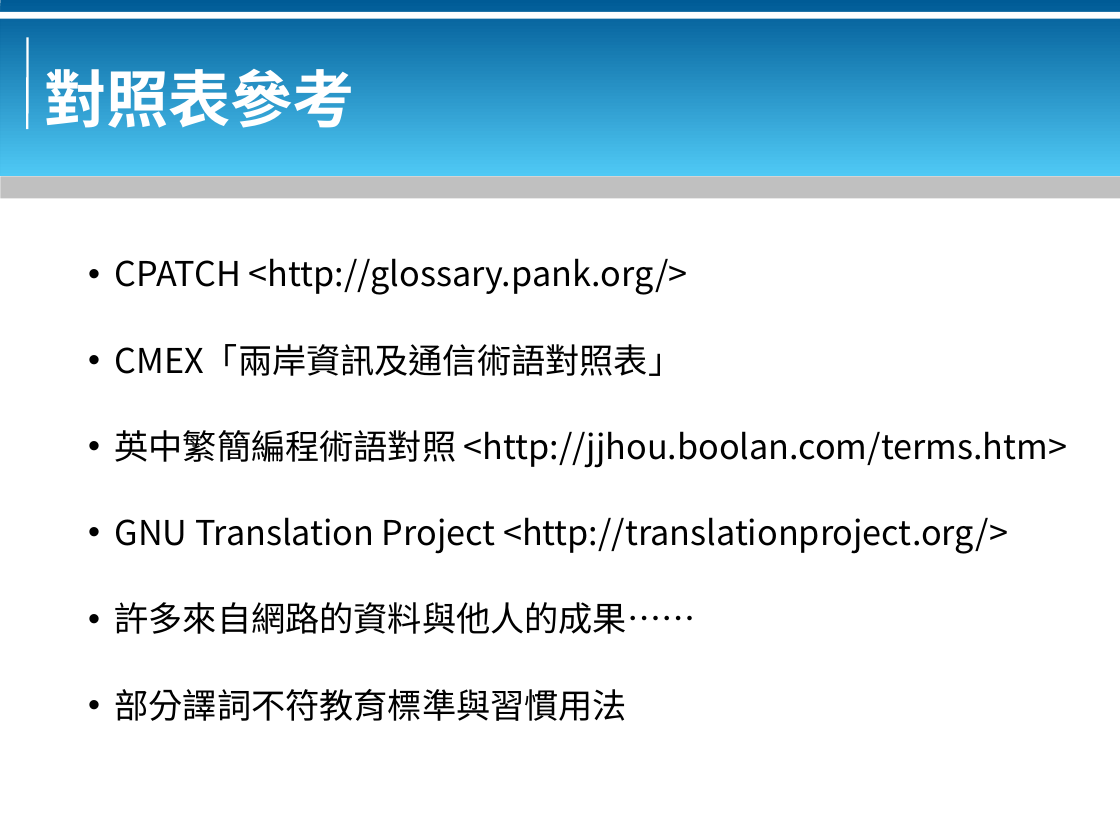
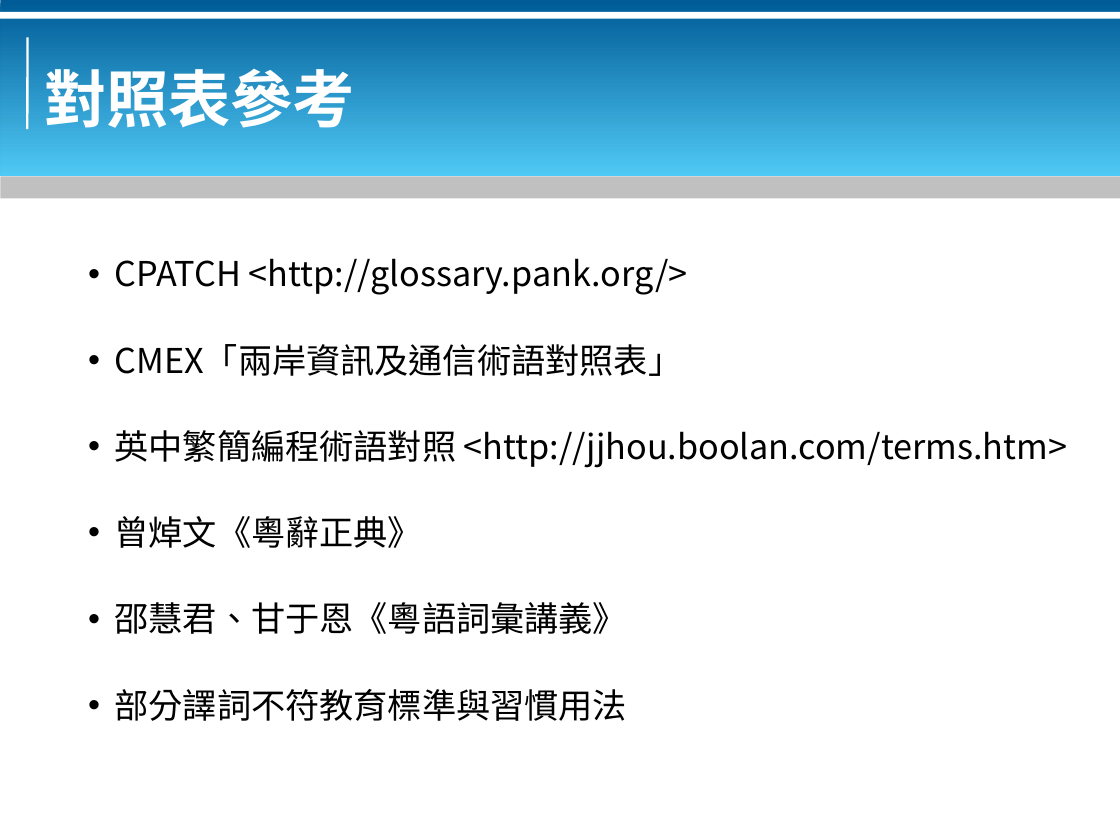
Before and after one commit to bluebat/.presentations, a slide deck: slide 6 of msgchi-l10n-tool.odp. Drawn at 1120x840 pixels with LibreOffice and Linux fonts; fonts in the diff are those of the drawing; background and template pictures are left out. Boxes give left, top, right and bottom in pixels: in the first picture for what was removed or moved away, otherwise in the second. Text is boxed around its words. In the diff, an @@ line names an element or a change of style, - is before the commit and + after.

```diff
--- a/msgchi-l10n-tool.odp
+++ b/msgchi-l10n-tool.odp
@@ text at [115,516,627,634]: text changed @@
-• GNU Translation Project <http://translationproject.org/>
-• 許多來自網路的資料與他人的成果……
+• 曾焯文《粵辭正典》
+• 邵慧君、甘于恩《粵語詞彙講義》
```
Also in this commit, not shown: 2 other slides changed, 3 other files.
